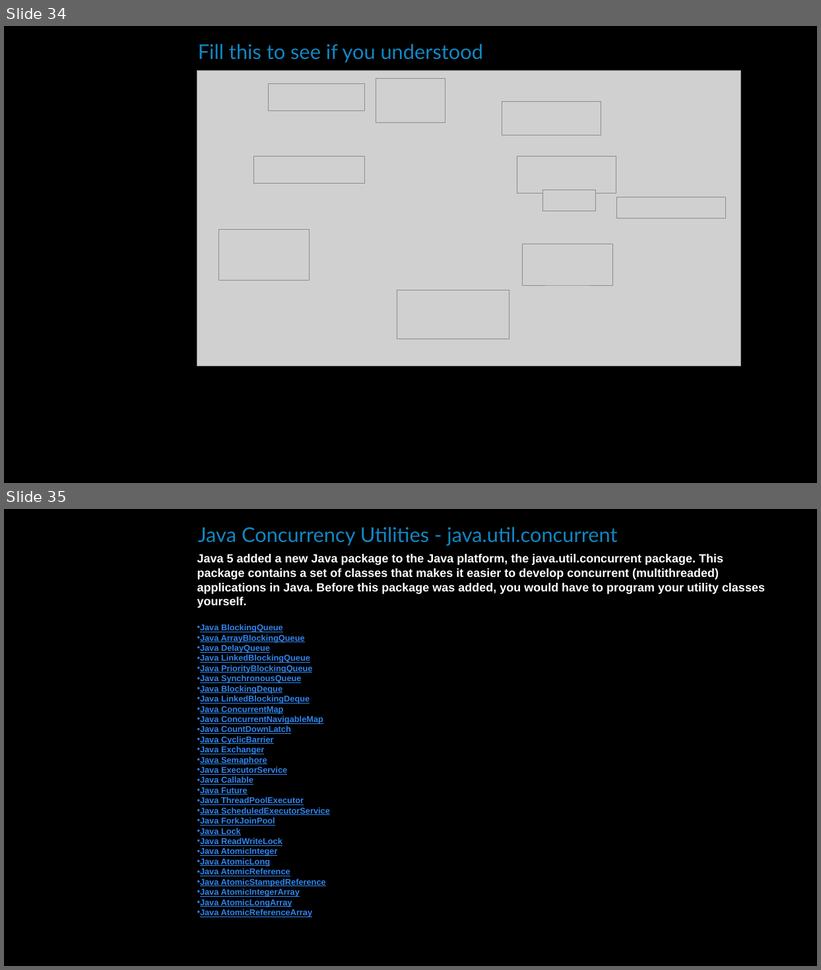
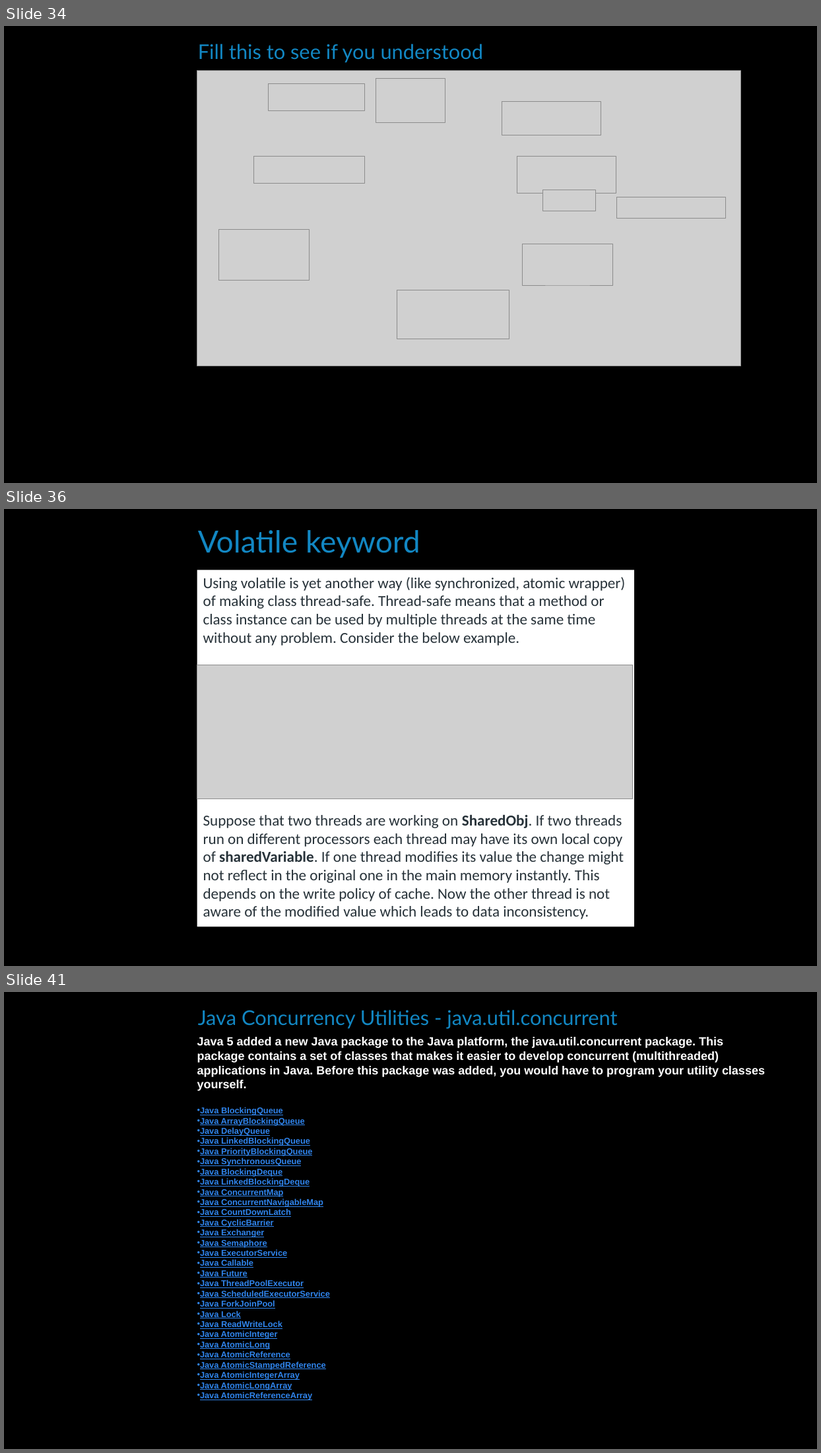
Before and after one commit to netanellevine/OOP_2022_Winter, a slide deck: TA7/TA7.pptx. Shown one above the other, each under a label of ours: slides 34 and 35 before the commit, slides 34, 36 and 41 after it; the slides between them are not shown. The pictures are 821x970 and 821x1453 pixels, drawn with LibreOffice and Linux fonts; fonts in the diff are those of the drawing; grey boxes stand for pictures; background and template pictures are left out. Boxes give left, top, right and bottom in pixels: in the first picture for what was removed or moved away, otherwise in the second. Text is boxed around its words. In the diff, an @@ line names an element or a change of style, - is before the commit and + after.

```diff
--- a/TA7/TA7.pptx
+++ b/TA7/TA7.pptx
@@ slide 36 added at box(4, 509, 817, 966), background #000000 @@
@@ text added at box(198, 530, 420, 558), 36 pt, text #1287C3 @@
+Volatile keyword
@@ rectangle added at box(197, 570, 635, 927), fill #FFFFFF, 18 pt, text #273239 @@
+Using volatile is yet another way (like synchronized, atomic wrapper) of making class thread-safe. Thread-safe means that a method or class instance can be used by multiple threads at the same time without any problem. Consider the below example.
+Suppose that two threads are working on SharedObj. If two threads run on different processors each thread may have its own local copy of sharedVariable. If one thread modifies its value the change might not reflect in the original one in the main memory instantly. This depends on the write policy of cache. Now the other thread is not aware of the modified value which leads to data inconsistency.
@@ picture added at box(197, 665, 634, 799) @@
@@ what was slide 35 is now slide 41 @@
```
Also in this commit, not shown: 5 other slides added, 15 other files.
